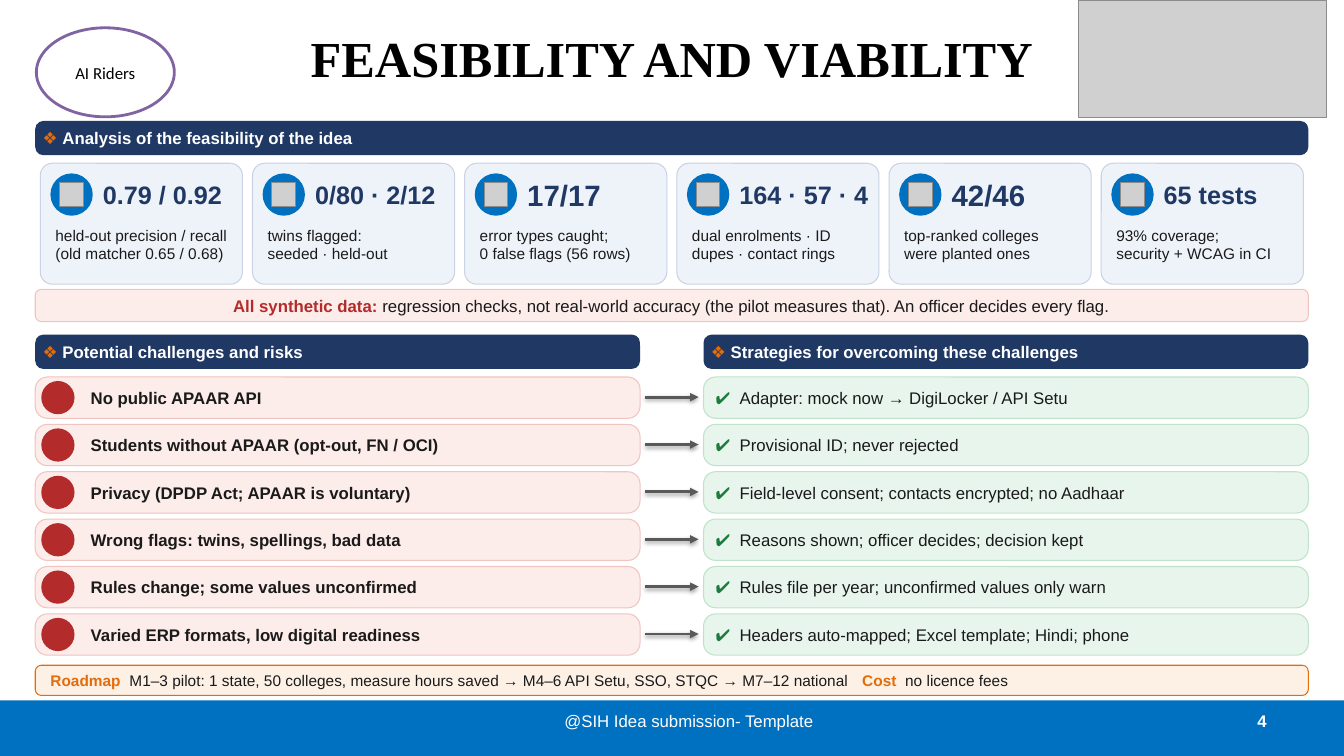
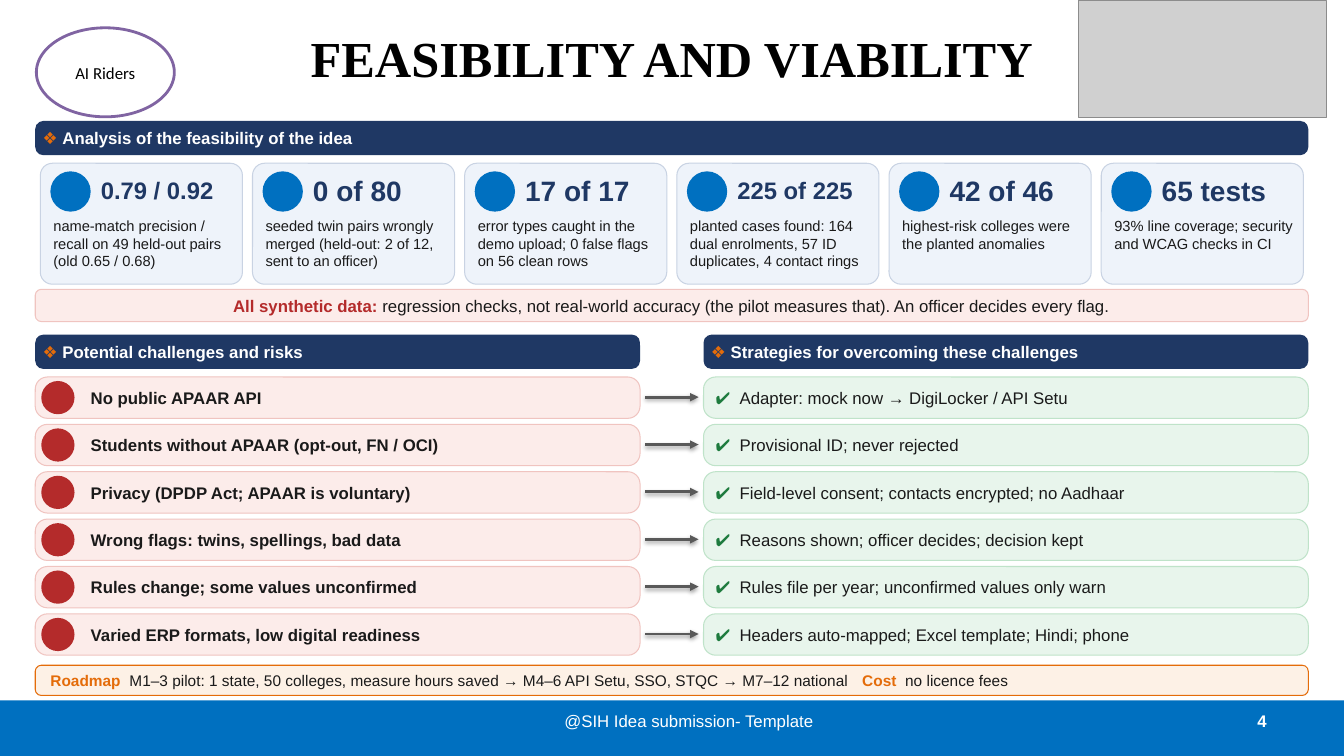
Before and after one commit to Pulkitkh/VidyaPramaan, a slide deck: slide 4 of ppt/SIH26263_AI_Riders_Idea.pptx. Drawn at 1344x756 pixels with LibreOffice and Linux fonts; fonts in the diff are those of the drawing; grey boxes stand for pictures; background and template pictures are left out. Boxes give left, top, right and bottom in pixels: in the first picture for what was removed or moved away, otherwise in the second. Text is boxed around its words. In the diff, an @@ line names an element or a change of style, - is before the commit and + after.

Commit message:
Deck: prototype screenshots on the title slide, plainer feasibility tiles
Slide 1: the template's large SIH illustration gives way to four screens
of the working prototype (national view, phone, duplicate review with
reasons, shared-contact graph), plus a QR to the live demo and a
7 roles / 31 rules / 65 tests line. The corner SIH logo and template
text stay.

Slide 4: each tile reads as a sentence ("0 of 80 seeded twin pairs
wrongly merged", "225 of 225 planted cases found: 164 dual enrolments,
57 ID duplicates, 4 contact rings").

```diff
--- a/ppt/SIH26263_AI_Riders_Idea.pptx
+++ b/ppt/SIH26263_AI_Riders_Idea.pptx
@@ text "0.79 / 0.92" at bbox=[101, 182, 213, 200]: size 18 to 17 pt @@
@@ 6 ellipses: place and size @@
-6 ellipses at bbox=[50, 173, 1154, 216]
+6 ellipses at bbox=[50, 171, 1152, 212]
@@ text "65 tests" at bbox=[1162, 181, 1266, 202]: size 18 to 20 pt @@
@@ picture removed at bbox=[59, 182, 84, 207] @@
@@ picture removed at bbox=[272, 182, 296, 207] @@
@@ text at bbox=[313, 180, 402, 202]: text changed; size 18 to 20 pt @@
-0/80 · 2/12
+0 of 80
@@ picture removed at bbox=[484, 182, 508, 207] @@
@@ text at bbox=[525, 180, 629, 202]: text changed; size 21 to 20 pt @@
-17/17
+17 of 17
@@ picture removed at bbox=[697, 182, 721, 207] @@
@@ text at bbox=[737, 181, 853, 200]: text changed; size 18 to 17 pt @@
-164 · 57 · 4
+225 of 225
@@ picture removed at bbox=[908, 182, 933, 207] @@
@@ text at bbox=[950, 180, 1054, 202]: text changed; size 21 to 20 pt @@
-42/46
+42 of 46
@@ picture removed at bbox=[1121, 182, 1145, 207] @@
@@ text at bbox=[53, 220, 222, 269]: text changed; size 11 to 10.5 pt @@
-held-out precision / recall
-(old matcher 0.65 / 0.68)
+name-match precision / recall on 49 held-out pairs (old 0.65 / 0.68)
@@ text at bbox=[266, 220, 433, 269]: text changed; size 11 to 10.5 pt @@
-twins flagged:
-seeded · held-out
+seeded twin pairs wrongly merged (held-out: 2 of 12, sent to an officer)
@@ text at bbox=[478, 220, 648, 266]: text changed; size 11 to 10.5 pt @@
-error types caught;
-0 false flags (56 rows)
+error types caught in the demo upload; 0 false flags on 56 clean rows
@@ text at bbox=[690, 220, 859, 269]: text changed; size 11 to 10.5 pt @@
-dual enrolments · ID
-dupes · contact rings
+planted cases found: 164 dual enrolments, 57 ID duplicates, 4 contact rings
@@ text at bbox=[902, 220, 1070, 252]: text changed; size 11 to 10.5 pt @@
-top-ranked colleges
-were planted ones
+highest-risk colleges were the planted anomalies
@@ text at bbox=[1114, 220, 1292, 249]: text changed; size 11 to 10.5 pt @@
-93% coverage;
-security + WCAG in CI
+93% line coverage; security and WCAG checks in CI
```
Also in this commit, not shown: 1 other slide changed, 3 other files.
